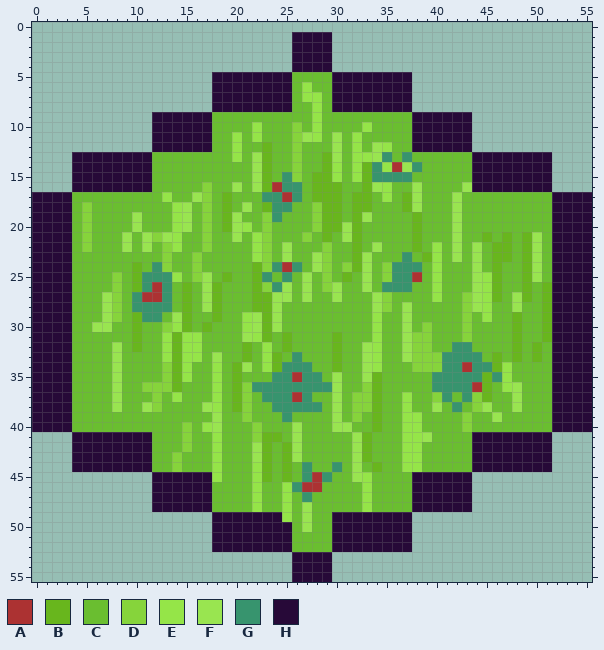
File history of a pixel-art sprite, Food.png. The picture above is the old version.
The file is 56x56 pixels.
Palette (. is transparent): A #ac3232  B #68b61d  C #6abe30  D #86d43b  E #95e548  F #99e550  G #37946e  H #270938
Pixels before (only the part around the change), first column x 0:
 0 ........................................................
 1 ..........................HHHH..........................
 2 ..........................HHHH..........................
 3 ..........................HHHH..........................
 4 ..........................HHHH..........................
 5 ..................HHHHHHHHCCCCHHHHHHHH..................
 6 ..................HHHHHHHHCECCHHHHHHHH..................
 7 ..................HHHHHHHHCEECHHHHHHHH..................
 8 ..................HHHHHHHHCCECHHHHHHHH..................
 9 ............HHHHHHCCCCCCCCCCECCCCCCCCCHHHHHH............
10 ............HHHHHHCCCCECCCDCECCCCECCCCHHHHHH............
11 ............HHHHHHCCECECCCDFECFCECCCCCHHHHHH............
12 ............HHHHHHCCECCBCCDCCCFCECFECCHHHHHH............
13 ....HHHHHHHHCCCCCCCCECFBCCDCCBFCEEFGCGCCCCCCHHHHHHHH....
14 ....HHHHHHHHCCCCCCCCCCFBCCDCCBECEBGEAFGCCCCCHHHHHHHH....
15 ....HHHHHHHHCCCCCCCCCCFBCGDCBBECEBGGGGCCCCCCHHHHHHHH....
16 ....HHHHHHHHCCCCCDCCFCFBAGGCBBBCCBFECCFCCCCFHHHHHHHH....
17 HHHHCCCCCCCCCECCFDCBCCCGGAGCBBBCBBCECBFCCCFCCCCCCCCCHHHH
18 HHHHCDCCCCCCCCEFCDCBCFCBGGCCDBBCBBCCCBFCCCFCCCCCCCCCHHHH
19 HHHHCDCCCCFCCCEFCDCBFCCDGCCCDBBCBFCCCCBCCCFCCCCCCCCCHHHH
20 HHHHCDCCCCFCCCEFCDCBFECDCCCCDBBFBCCCCCBCCCFCCCCCCCCCHHHH
21 HHHHCDCCCFCFDFECCDCCFCEDCCCDCBCFBCCCCCBCCCFCCBCBCBFCHHHH
22 HHHHCDCCCFCFCDECCDCCCCEDCFCCCDCCBCFCCCBCECFCFCBBCBFCHHHH
23 HHHHCCCCCCCCCDCCDCCCCCEDCFCCFDCCBFCCCGCBECFCFCBBCBFCHHHH
24 HHHHCCCCCCBCGDCCDCCCCCBDGAGCFDCDBFCDGGGCECCCFCBCCBFCHHHH
25 HHHHCCCCDCBGGGECDFCBCCBGCGCFCDCBCFCDGGACECCCFEBCCBFCHHHH
26 HHHHCCCCDCBGAGCBCFBCCCBDGFCFCDFCCFCGGGCCECCCFEBCCBCBHHHH
27 HHHHCCCFDCGAAGCBCFBCCCBBFFCFCCFCCCFDCCCCECCDFEBCFBCBHHHH
28 HHHHCCCFDCGGGGCBCFBCCCBBFCCCCCCCCCFDCFCCCCCDFECCFCCBHHHH
29 HHHHCCCFDCBGGCFBCCBCCEFBFCCCCCCCCCECCFCCCCCDCECCBCCBHHHH
30 HHHHCCFFCCBCCDEBCBCCCEFBFCCCCCCCCCECCFCDCCCDCCCCBCCBHHHH
31 HHHHCCCCCCBCCEBEECCCCFEBCBCCCCBCCCECCFDDCCCDCCCCBCCBHHHH
32 HHHHCCCCFCBCCEBEECCCCBCECBCCCCBCCFECCFDDCCGGCCCCBCBCHHHH
33 HHHHCCCCFCCCCEBEECFCCBCEBCGCCCBCCFECCFDDDGGGGCBCBCBCHHHH
34 HHHHCCCCFCCCCDBECCECBFCEBGGGCCBCCFECCCDDDGGAGGBECCCCHHHH
35 HHHHCCCCFCCCCDBECCECBCCCGGAGGCFCCFBCCCCCGGGGGBGECCCCHHHH
36 HHHHCCCCFCCDDDBCCCECBDGGGGGGGGFCCDBCCCCCGGGGABCEFCCCHHHH
37 HHHHCCCCFCCCDCECCCECBDCGGGAGCCFCDDBCCECCDGCGDBCCFCCCHHHH
38 HHHHCCCCFCCFDCCCCFECBDCCGGGGGCFCDDBCCECCFCGCDFCCFCCCHHHH
39 HHHHCCCCCCCCCCCCCCFCCDCCCGCCCCFCDCBCCEECCCCDCCFCCCCCHHHH
40 HHHHCCCCCCCCCCCDCEFCCCDCCCFCCCFFCCBCCEECCCCDCCCCCCCCHHHH
41 ....HHHHHHHHCCCDCCECCCDBBCFCCCCCFBCCCEEFCCCCHHHHHHHH....
42 ....HHHHHHHHCCCDCCECCCFBCBFCCCCCFBCCCEECCCCCHHHHHHHH....
43 ....HHHHHHHHCCDCCCECCCFBCBFCCCCCFBCCCEECCCCCHHHHHHHH....
44 ....HHHHHHHHCCDCCCECCCEBCBCGCCGCFCBCCEECCCCCHHHHHHHH....
45 ............HHHHHHECCCEBCBCGAGCCFECCCCHHHHHH............
46 ............HHHHHHCCCCECCEGAACCCCECCCCHHHHHH............
47 ............HHHHHHCCCCECCECGCCCCCECCCCHHHHHH............
48 ............HHHHHHCCCCECCECFCCCCCECCCCHHHHHH............
49 ..................HHHHHHHECFCCHHHHHHHH..................
50 ..................HHHHHHHHCFCCHHHHHHHH..................
51 ..................HHHHHHHHCCCCHHHHHHHH..................
52 ..................HHHHHHHHCCCCHHHHHHHH..................
53 ..........................HHHH..........................
54 ..........................HHHH..........................
55 ..........................HHHH..........................
New version:
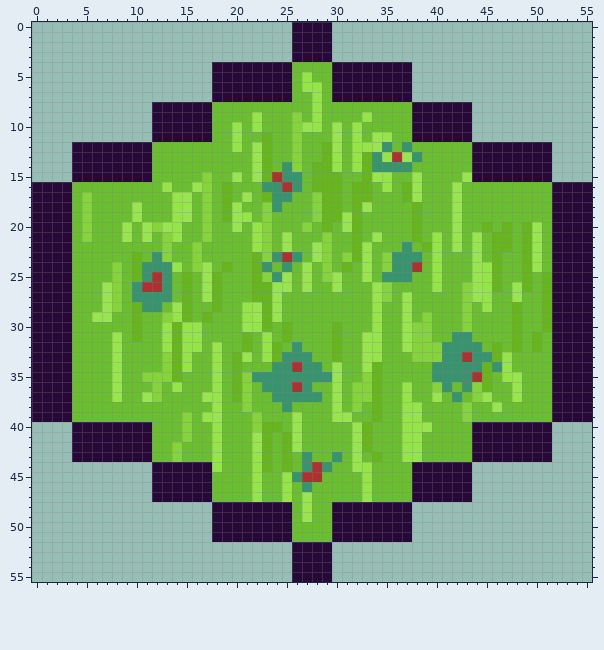
Edits made:
y 0: x 26..29 .... -> HHHH
y 4: x 18..37 ........HHHH........ -> HHHHHHHHCCCCHHHHHHHH
y 5: x 27 C -> E
y 6: x 28 C -> E
y 7: x 27 E -> C
y 8: x 12..25 ......HHHHHHHH -> HHHHHHCCCCCCCC; x 30..43 HHHHHHHH...... -> CCCCCCCCHHHHHH
y 9: x 22 C -> E; x 26 C -> D; x 33 C -> E
y 10: x 20 C -> E; x 27 C -> F; x 30 C -> F; x 32..33 CE -> EC
y 11: x 22..23 EC -> CB; x 27..28 FE -> CC; x 34..35 CC -> FE
y 12: x 4..17 ........HHHHHH -> HHHHHHHHCCCCCC; x 22 C -> F; x 29 C -> B; x 33 C -> E; x 35 E -> G; x 37..51 CHHHHHH........ -> GCCCCCCHHHHHHHH
y 13: x 20 E -> C; x 30 F -> E; x 33..38 EFGCGC -> BGEAFG
y 14: x 25 C -> G; x 28 C -> B; x 35..38 EAFG -> GGGC
y 15: x 17 C -> D; x 20 C -> F; x 24 C -> A; x 26 D -> G; x 30 E -> B; x 32 E -> C; x 34..38 GGGGC -> FECCF; x 43 C -> F
y 16: x 0..11 ....HHHHHHHH -> HHHHCCCCCCCC; x 13 C -> E; x 16 C -> F; x 19..20 CF -> BC; x 22..25 FBAG -> CGGA; x 32 C -> B; x 34 F -> C; x 37 C -> B; x 42..55 CFHHHHHHHH.... -> FCCCCCCCCCHHHH
y 17: x 5 C -> D; x 13..16 ECCF -> CEFC; x 21 C -> F; x 23 G -> B; x 25..26 AG -> GC; x 28 B -> D; x 35 E -> C
y 18: x 10 C -> F; x 20..21 CF -> FC; x 23 B -> D; x 25 G -> C; x 33 B -> F; x 37..38 BF -> CB
y 19: x 21 C -> E; x 24 G -> C; x 31 C -> F; x 33 F -> C
y 20: x 9..13 CFCCC -> FCFDF; x 15 F -> C; x 19 B -> C; x 21..22 EC -> CE; x 27..28 CD -> DC; x 30 B -> C; x 45 C -> B; x 47 C -> B; x 49..50 CC -> BF
y 21: x 12..13 DF -> CD; x 20 F -> C; x 25 C -> F; x 27 D -> C; x 29 B -> D; x 31 F -> C; x 34 C -> F; x 40 C -> E; x 44..46 CBC -> FCB
y 22: x 5 D -> C; x 9 F -> C; x 11 F -> C; x 14 E -> C; x 16..17 CD -> DC; x 28 C -> F; x 33..34 CF -> FC; x 37..39 CBC -> GCB
y 23: x 10 C -> B; x 12 C -> G; x 22 E -> B; x 24..26 CFC -> GAG; x 31 C -> D; x 35..36 CC -> DG; x 38..39 CB -> GC; x 42 F -> C; x 47 B -> C
y 24: x 8 C -> D; x 11 C -> G; x 13..14 DC -> GE; x 17 C -> F; x 19 C -> B; x 23..28 DGAGCF -> GCGCFC; x 31..32 DB -> BC; x 38 G -> A; x 45 C -> E
y 25: x 12 G -> A; x 14..16 ECD -> CBC; x 18..19 CB -> BC; x 23..25 GCG -> DGF; x 30..31 CB -> FC; x 35 D -> G; x 38 A -> C; x 50..51 FC -> CB
y 26: x 7 C -> F; x 10..11 BG -> GA; x 23..24 DG -> BF; x 29 D -> C; x 33..37 FCGGG -> CFDCC; x 43 C -> D; x 48 C -> F
y 27: x 11..12 AA -> GG; x 25 F -> C; x 27 F -> C; x 30 F -> C; x 37 C -> F; x 40 E -> C; x 46 B -> C; x 49 B -> C
y 28: x 10 G -> B; x 13..14 GC -> CF; x 17 F -> C; x 21..22 CB -> EF; x 34..35 FD -> EC; x 44 F -> C; x 48 F -> B
y 29: x 6 C -> F; x 8 D -> C; x 11..14 GGCF -> CCDE; x 17..18 CB -> BC; x 39 C -> D; x 45 E -> C
y 30: x 6..7 FF -> CC; x 13..17 DEBCB -> EBEEC; x 21..22 EF -> FE; x 24..25 FC -> CB; x 30 C -> B; x 38 C -> D
y 31: x 8 C -> F; x 21..23 FEB -> BCE; x 33 C -> F; x 42..43 CD -> GG; x 50..51 CB -> BC
y 32: x 10 B -> C; x 18 C -> F; x 24..26 CBC -> BCG; x 40..41 CC -> DG; x 44 C -> G; x 46 C -> B
y 33: x 13 E -> D; x 16 E -> C; x 18 F -> E; x 20..21 CB -> BF; x 25 C -> G; x 27 C -> G; x 37 F -> C; x 43 G -> A; x 45 C -> G; x 47..48 CB -> EC; x 50 B -> C
y 34: x 21 F -> C; x 23..24 EB -> CG; x 26 G -> A; x 28 C -> G; x 30 B -> F; x 34 E -> B; x 38..40 DDD -> CCG; x 43 A -> G; x 45..46 GB -> BG
y 35: x 11..12 CC -> DD; x 15 E -> C; x 21..23 CCC -> DGG; x 26 A -> G; x 29 C -> G; x 33 F -> D; x 44 G -> A; x 46 G -> C; x 48 C -> F
y 36: x 11 D -> C; x 13..14 DB -> CE; x 22 G -> C; x 26 G -> A; x 28..29 GG -> CC; x 32 C -> D; x 37 C -> E; x 40 G -> D; x 42 G -> C; x 44 A -> D; x 47 E -> C
y 37: x 11 C -> F; x 14 E -> C; x 17 C -> F; x 23 G -> C; x 26 A -> G; x 28 C -> G; x 40..43 DGCG -> FCGC; x 45 B -> F
y 38: x 8 F -> C; x 11..12 FD -> CC; x 17..18 FE -> CF; x 20 B -> C; x 24 G -> C; x 26..28 GGG -> CCC; x 33 D -> C; x 38 C -> E; x 40 F -> C; x 42..46 GCDFC -> CDCCF; x 48 F -> C
y 39: x 15 C -> D; x 17 C -> E; x 21..22 DC -> CD; x 25..26 GC -> CF; x 31..32 CD -> FC; x 46 F -> C
y 40: x 0..11 HHHHCCCCCCCC -> ....HHHHHHHH; x 17..18 EF -> CE; x 23..24 CC -> BB; x 30..34 FFCCB -> CCFBC; x 39 C -> F; x 43..55 DCCCCCCCCHHHH -> CHHHHHHHH....
y 41: x 22 D -> F; x 24..25 BC -> CB; x 39 F -> C
y 42: x 14..15 CD -> DC
y 43: x 22 F -> E; x 26..27 FC -> CG; x 30 C -> G; x 33..34 BC -> CB
y 44: x 4..17 HHHHHHHHCCDCCC -> ........HHHHHH; x 28..30 CCG -> AGC; x 33..34 CB -> EC; x 37..51 EECCCCCHHHHHHHH -> CHHHHHH........
y 45: x 18 E -> C; x 23 B -> C; x 25..27 BCG -> EGA; x 29 G -> C; x 32 F -> C
y 46: x 26..28 GAA -> CGC
y 47: x 27 G -> F
y 48: x 12..25 HHHHHHCCCCECCE -> ......HHHHHHHH; x 30..43 CCCECCCCHHHHHH -> HHHHHHHH......
y 49: x 25 E -> H
y 50: x 27 F -> C
y 52: x 18..37 HHHHHHHHCCCCHHHHHHHH -> ........HHHH........
Where, in picture pixels (left, top, right, bottom), the same in both pictures:
changed: (32, 22, 592, 552)
